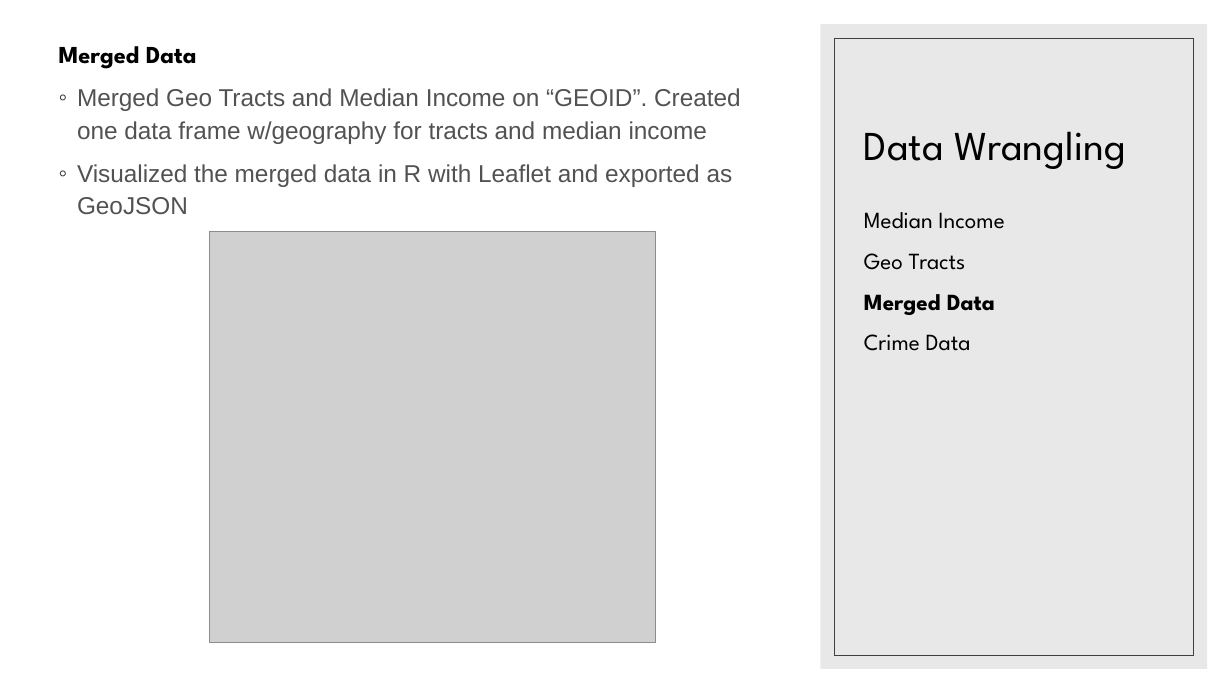
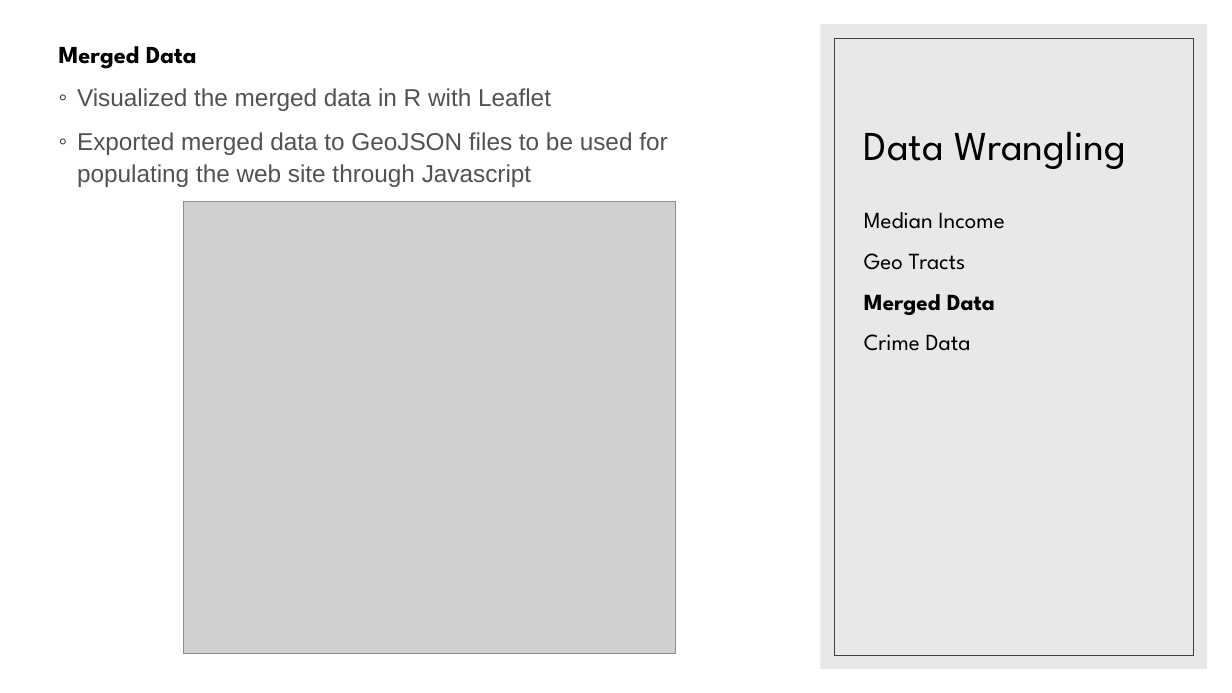
Before and after one commit to bsitati/Comparing-Annual-Median-Income-and-Annual-Crimes-in-Chicago, a slide deck: slide 7 of Files/Project_II.pptx. Drawn at 1232x693 pixels with LibreOffice and Linux fonts; fonts in the diff are those of the drawing; grey boxes stand for pictures. Boxes give left, top, right and bottom in pixels: in the first picture for what was removed or moved away, otherwise in the second. Text is boxed around its words. In the diff, an @@ line names an element or a change of style, - is before the commit and + after.

```diff
--- a/Files/Project_II.pptx
+++ b/Files/Project_II.pptx
@@ text at <box>77,88,667,187</box>: text changed @@
-◦ Merged Geo Tracts and Median Income on “GEOID”. Created one data frame w/geography for tracts and median income
-◦ Visualized the merged data in R with Leaflet and exported as GeoJSON
+◦ Visualized the merged data in R with Leaflet
+◦ Exported merged data to GeoJSON files to be used for populating the web site through Javascript
@@ picture: place and size @@
-picture at <box>210,232,656,642</box>
+picture at <box>184,201,676,654</box>
```
Also in this commit, not shown: 7 other slides changed, 1 slide added.
